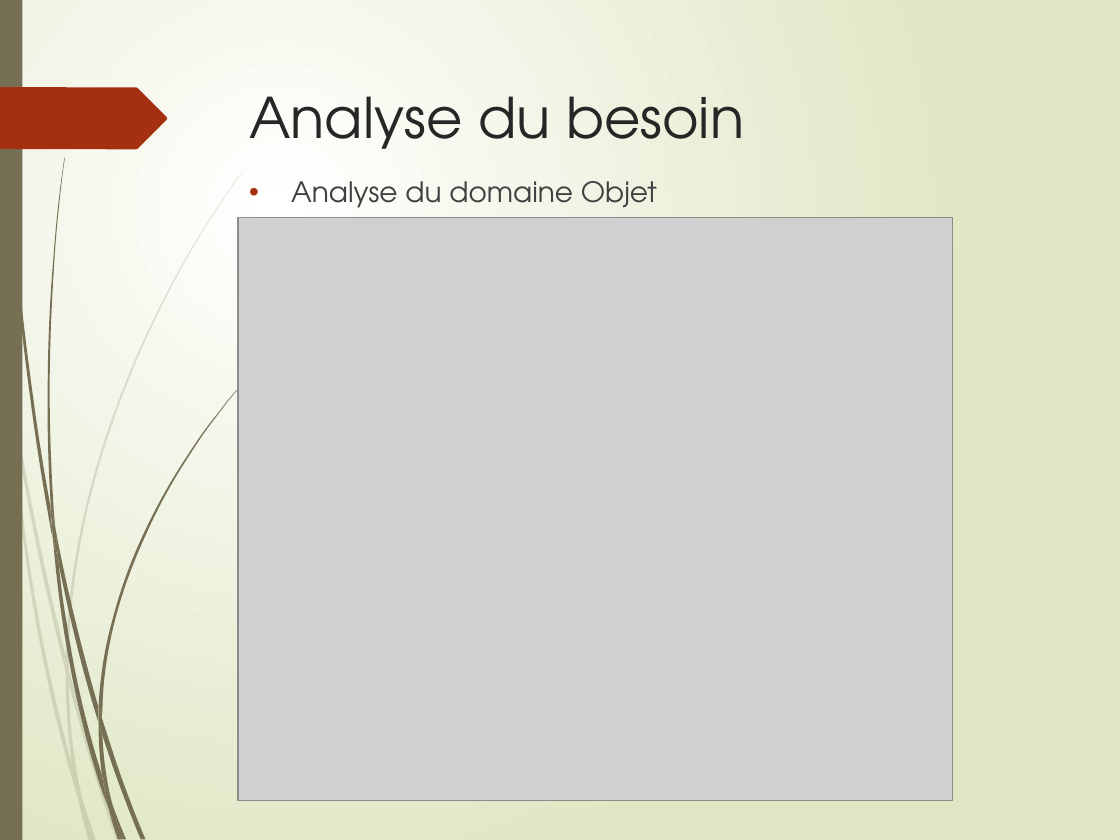
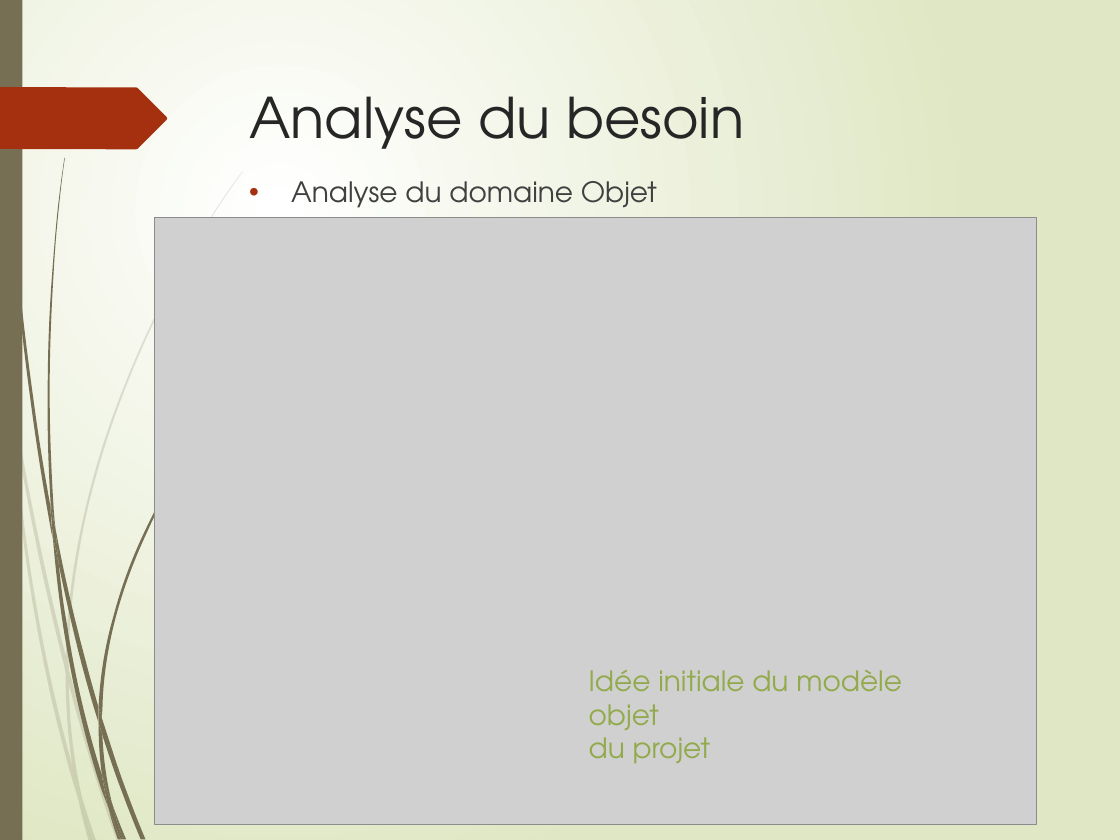
Before and after one commit to LudoRoot/WeBet_JBL, a slide deck: slide 6 of Présentation/Présentation WeBet_JBL.pptx. Drawn at 1120x840 pixels with LibreOffice and Linux fonts; fonts in the diff are those of the drawing; grey boxes stand for pictures. Boxes give left, top, right and bottom in pixels: in the first picture for what was removed or moved away, otherwise in the second. Text is boxed around its words. In the diff, an @@ line names an element or a change of style, - is before the commit and + after.

```diff
--- a/Présentation/Présentation WeBet_JBL.pptx
+++ b/Présentation/Présentation WeBet_JBL.pptx
@@ picture: place and size @@
-picture at (237,217,952,801)
+picture at (155,217,1036,824)
@@ text added at (589,670,902,764), 18 pt, text gradient #495526 to #92AA4C to #BFCE92 @@
+Idée initiale du modèle objet
+du projet
```
Also in this commit, not shown: 3 other slides changed, 5 slides added, 1 slide removed, 3 other files.
